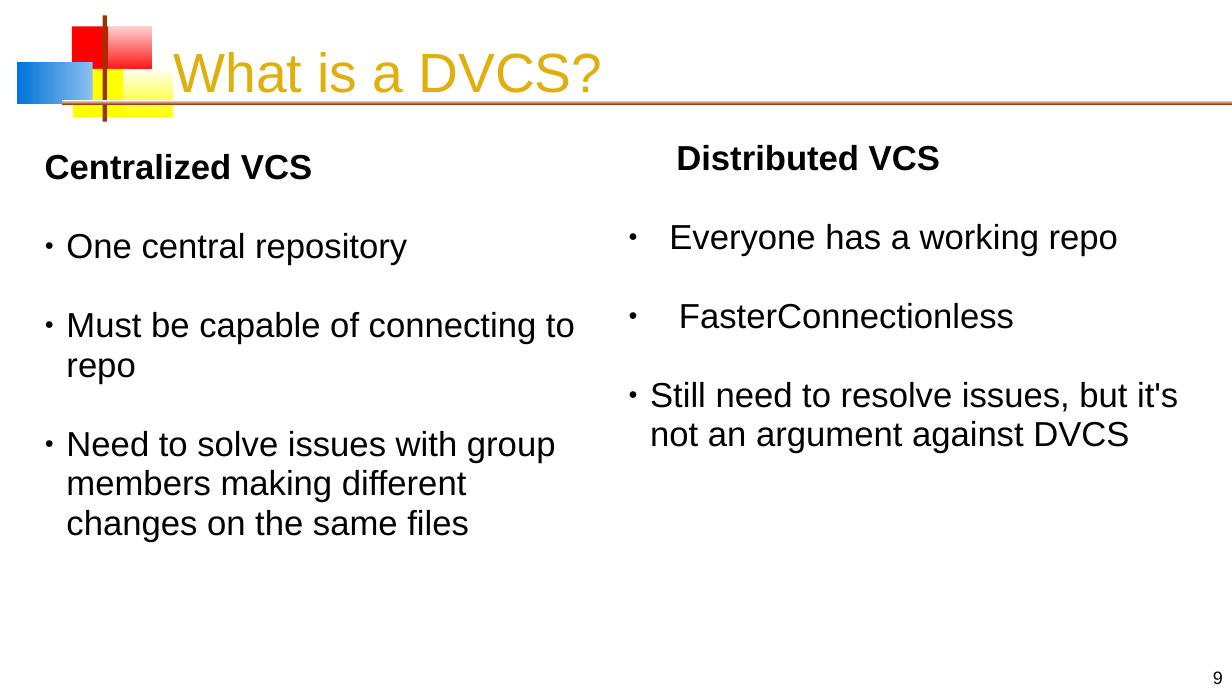
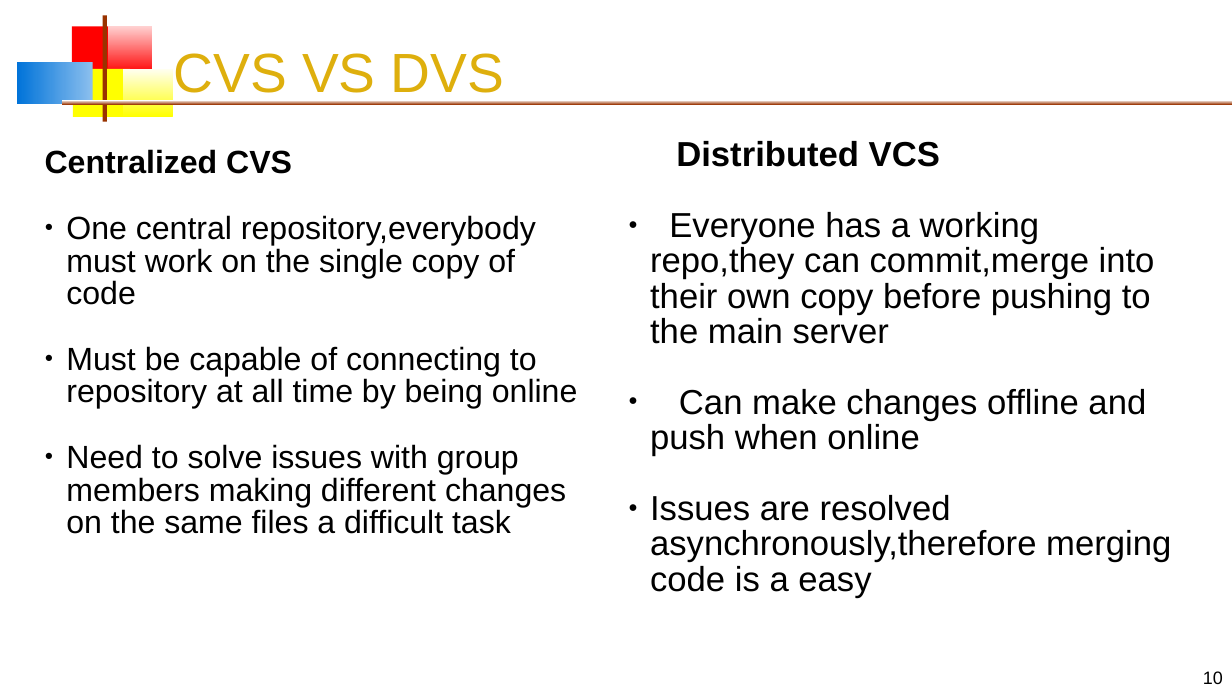
Before and after one commit to Ramprasade10/VersionControlSystem_NSOC, a slide deck: slide 10 of VersionControlSystem.odp (slide 9 before the commit). Drawn at 1232x693 pixels with LibreOffice and Linux fonts; fonts in the diff are those of the drawing. Boxes give left, top, right and bottom in pixels: in the first picture for what was removed or moved away, otherwise in the second. Text is boxed around its words. In the diff, an @@ line names an element or a change of style, - is before the commit and + after.

```diff
--- a/VersionControlSystem.odp
+++ b/VersionControlSystem.odp
@@ title at bbox=[174, 53, 504, 102]: text changed @@
-What is a DVCS?
+CVS VS DVS
@@ text at bbox=[45, 149, 578, 534]: text changed; size 27 to 25 pt @@
-Centralized VCS
-● One central repository
-● Must be capable of connecting to repo
-● Need to solve issues with group members making different changes on the same files
+Centralized CVS
+● One central repository,everybody must work on the single copy of code
+● Must be capable of connecting to repository at all time by being online
+● Need to solve issues with group members making different changes on the same files a difficult task
@@ text at bbox=[676, 141, 940, 167]: line spacing 0.95 to 0.85 @@
@@ text at bbox=[650, 212, 1171, 598]: text changed @@
-● Everyone has a working repo
-● FasterConnectionless
-● Still need to resolve issues, but it's not an argument against DVCS
+● Everyone has a working repo,they can commit,merge into their own copy before pushing to the main server
+● Can make changes offline and push when online
+● Issues are resolved asynchronously,therefore merging code is a easy
@@ page number at bbox=[1203, 671, 1223, 684]: text changed @@
-9
+10
```
Also in this commit, not shown: 1 other slide changed, 5 slides added.
